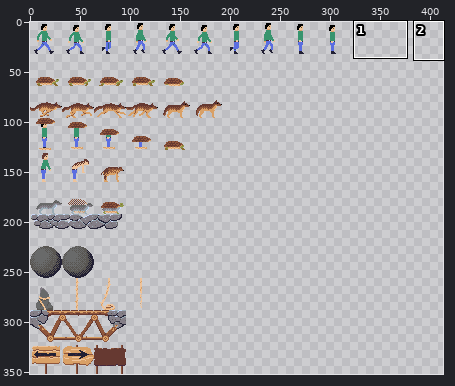
A sprite sheet gets an edit: android/assets/img/spritesheet.png. The first picture is a wide view before the edit; the outline marks the close-up.
Close-up. Before the edit:
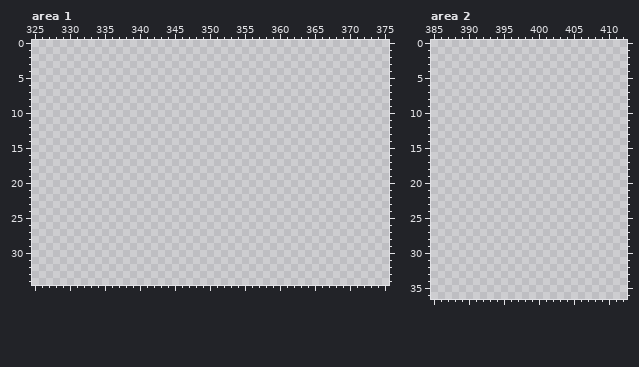
The file is 512x352 pixels. Shown: area 1: x 325..375, y 0..34; area 2: x 385..412, y 0..36. The wide view leaves out empty margins.
The same view after the edit:
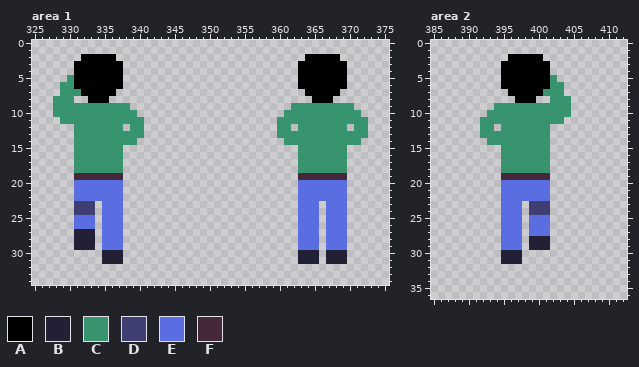
Palette (. is transparent): A #000000  B #222034  C #37946e  D #3f3f74  E #5b6ee1  F #45283c
From the commit log: climbing animation
What changed:
Changed rows in their new state; - is an unchanged pixel.
Area 1:
first column x 328:
 2 ----AAAAA---------------------------AAAAA----
 3 ---AAAAAAA-------------------------AAAAAAA---
 4 ---AAAAAAA-------------------------AAAAAAA---
 5 --CAAAAAAA-------------------------AAAAAAA---
 6 -CCAAAAAAA-------------------------AAAAAAA---
 7 -CCCAAAAA---------------------------AAAAA----
 8 CCC--AAA-----------------------------AAA-----
 9 CCCCCCCCCCC-----------------------CCCCCCCCC--
10 CCCCCCCCCCCC---------------------CCCCCCCCCCC-
11 -CCCCCCCCCCCC-------------------CCCCCCCCCCCCC
12 ---CCCCCCC-CC-------------------CC-CCCCCCC-CC
13 ---CCCCCCCCCC-------------------CCCCCCCCCCCCC
14 ---CCCCCCCCC---------------------CCCCCCCCCCC-
15 ---CCCCCCC-------------------------CCCCCCC---
16 ---CCCCCCC-------------------------CCCCCCC---
17 ---CCCCCCC-------------------------CCCCCCC---
18 ---CCCCCCC-------------------------CCCCCCC---
19 ---FFFFFFF-------------------------FFFFFFF---
20 ---EEEEEEE-------------------------EEEEEEE---
21 ---EEEEEEE-------------------------EEEEEEE---
22 ---EEEEEEE-------------------------EEEEEEE---
23 ---DDD-EEE-------------------------EEE-EEE---
24 ---DDD-EEE-------------------------EEE-EEE---
25 ---EEE-EEE-------------------------EEE-EEE---
26 ---EEE-EEE-------------------------EEE-EEE---
27 ---BBB-EEE-------------------------EEE-EEE---
28 ---BBB-EEE-------------------------EEE-EEE---
29 ---BBB-EEE-------------------------EEE-EEE---
30 -------BBB-------------------------BBB-BBB---
31 -------BBB-------------------------BBB-BBB---
Area 2:
first column x 392:
 2 ----AAAAA----
 3 ---AAAAAAA---
 4 ---AAAAAAA---
 5 ---AAAAAAAC--
 6 ---AAAAAAACC-
 7 ----AAAAACCC-
 8 -----AAA--CCC
 9 --CCCCCCCCCCC
10 -CCCCCCCCCCCC
11 CCCCCCCCCCCC-
12 CC-CCCCCCC---
13 CCCCCCCCCC---
14 -CCCCCCCCC---
15 ---CCCCCCC---
16 ---CCCCCCC---
17 ---CCCCCCC---
18 ---CCCCCCC---
19 ---FFFFFFF---
20 ---EEEEEEE---
21 ---EEEEEEE---
22 ---EEEEEEE---
23 ---EEE-DDD---
24 ---EEE-DDD---
25 ---EEE-EEE---
26 ---EEE-EEE---
27 ---EEE-EEE---
28 ---EEE-BBB---
29 ---EEE-BBB---
30 ---BBB-------
31 ---BBB-------
Where, in picture pixels (left, top, right, bottom), the same in both close-ups:
added: (53, 54, 144, 264)
added: (277, 54, 368, 264)
added: (480, 54, 571, 264)
